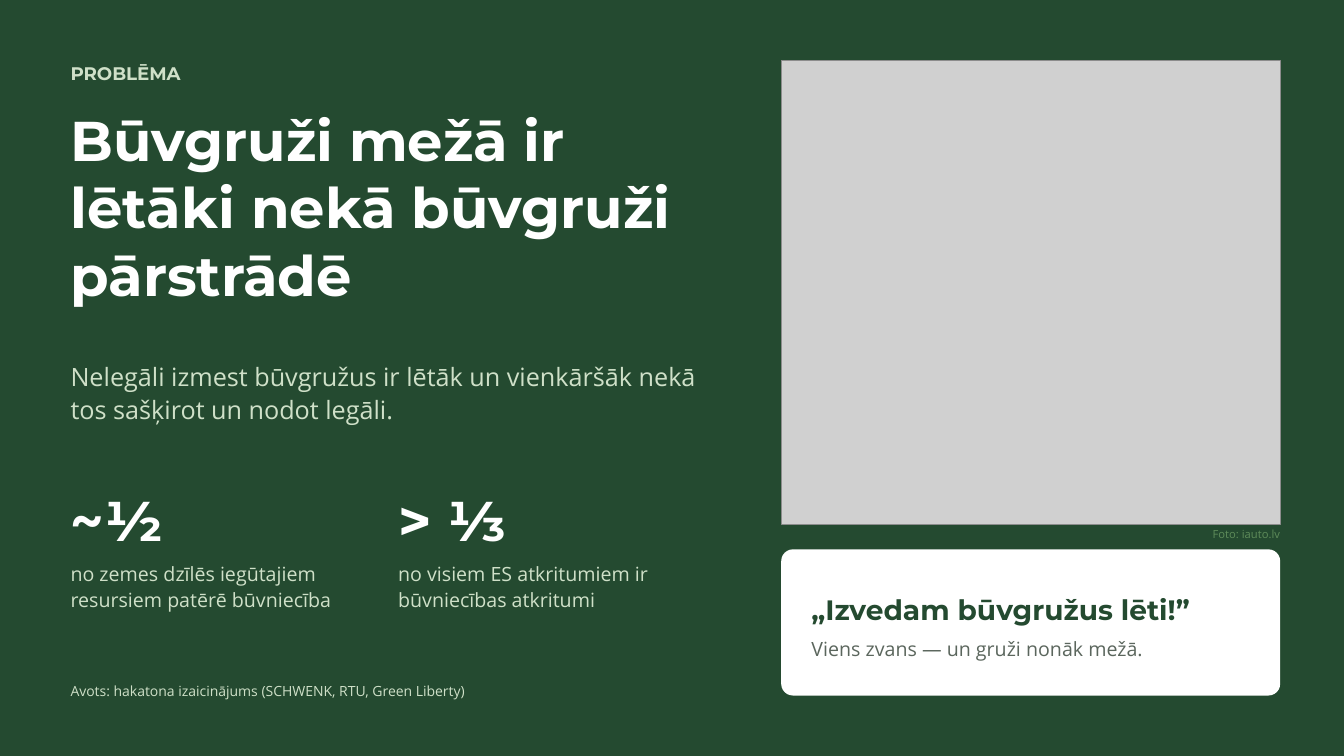
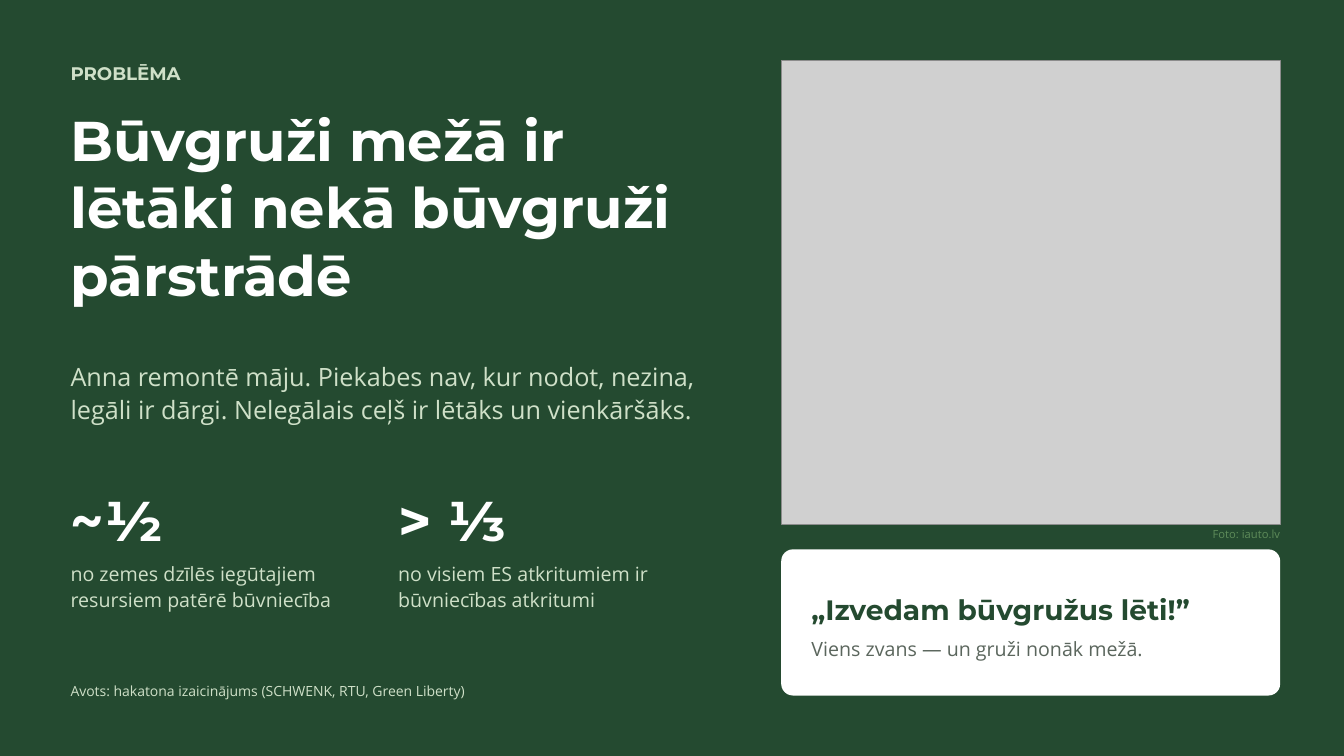
Before and after one commit to cimagustavs/Projekti_majaslapas, a slide deck: slide 1 of hakatons/buvgruzu-birza.pptx. Drawn at 1344x756 pixels with LibreOffice and Linux fonts; fonts in the diff are those of the drawing; grey boxes stand for pictures. Boxes give left, top, right and bottom in pixels: in the first picture for what was removed or moved away, otherwise in the second. Text is boxed around its words. In the diff, an @@ line names an element or a change of style, - is before the commit and + after.

```diff
--- a/hakatons/buvgruzu-birza.pptx
+++ b/hakatons/buvgruzu-birza.pptx
@@ text at (71, 367, 694, 425): text changed @@
-Nelegāli izmest būvgružus ir lētāk un vienkāršāk nekā tos sašķirot un nodot legāli.
+Anna remontē māju. Piekabes nav, kur nodot, nezina, legāli ir dārgi. Nelegālais ceļš ir lētāks un vienkāršāks.
```
Also in this commit, not shown: 1 other slide changed, 3 other files.
